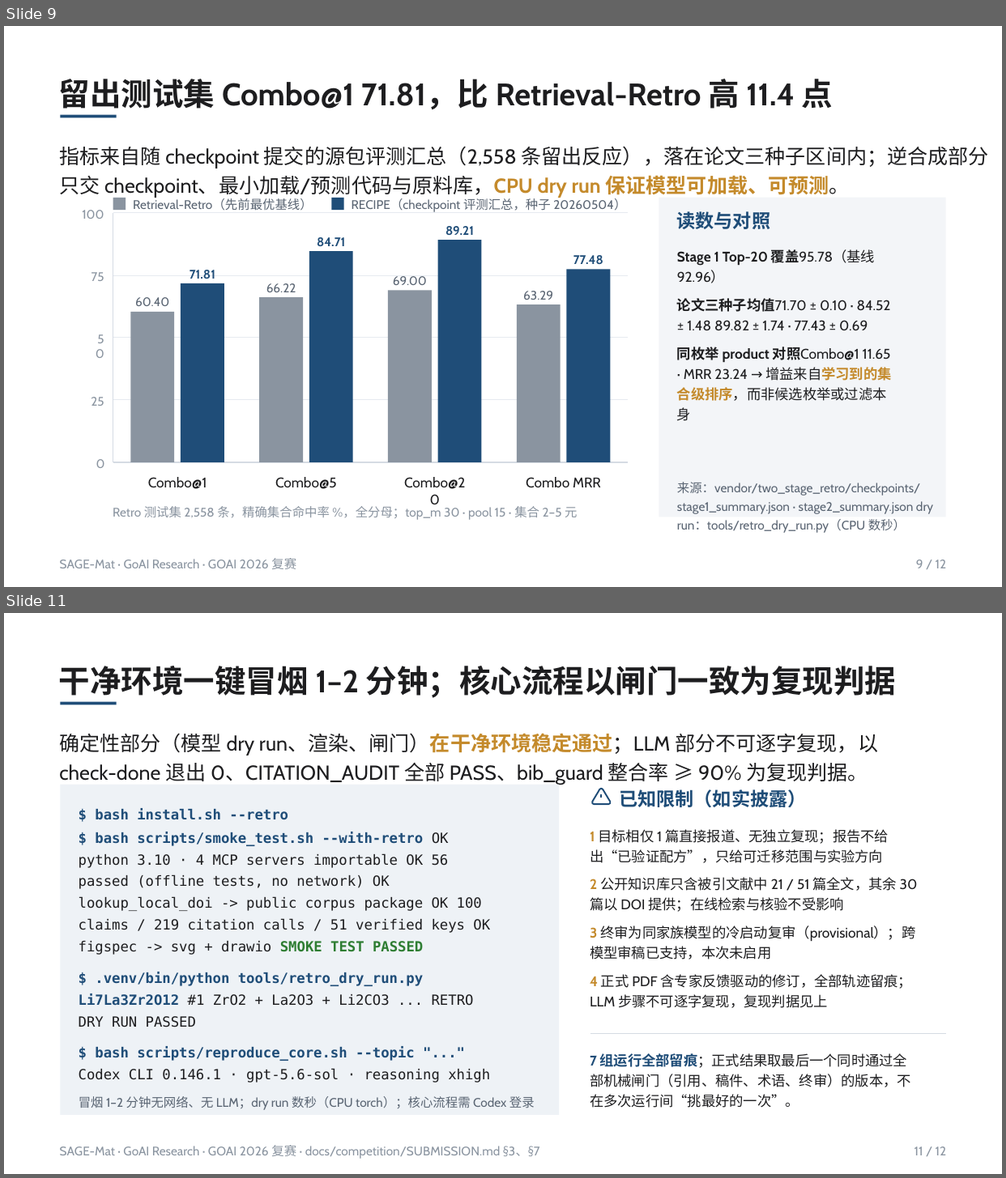
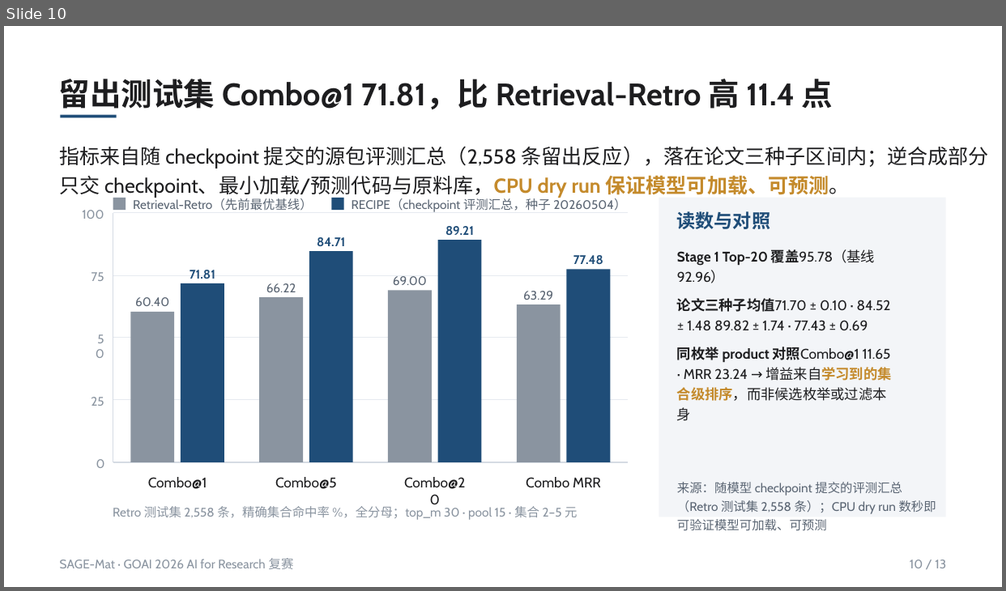
Before and after one commit to asimfish/goai_research, a slide deck: submission/goai_final/deck/SAGE-Mat_复赛方案说明.pptx. Shown one above the other, each under a label of ours: slides 9 and 11 before the commit, slide 10 after it; the slides between them are not shown. The pictures are 1006x1178 and 1006x591 pixels, drawn with LibreOffice and Linux fonts; fonts in the diff are those of the drawing. Boxes give left, top, right and bottom in pixels: in the first picture for what was removed or moved away, otherwise in the second. Text is boxed around its words. In the diff, an @@ line names an element or a change of style, - is before the commit and + after.

```diff
--- a/submission/goai_final/deck/SAGE-Mat_复赛方案说明.pptx
+++ b/submission/goai_final/deck/SAGE-Mat_复赛方案说明.pptx
@@ slide 11 removed at box(4, 613, 1002, 1174), background #FFFFFF @@
@@ text removed at box(59, 666, 896, 698) @@
-干净环境一键冒烟 1–2 分钟；核心流程以闸门一致为复现判据
@@ rectangle removed at box(60, 702, 117, 705) @@
@@ text removed at box(59, 733, 878, 784) @@
-确定性部分（模型 dry run、渲染、闸门）在干净环境稳定通过；LLM 部分不可逐字复现，以 check-done 退出 0、CITATION_AUDIT 全部 PASS、bib_guard 整合率 ≥ 90% 为复现判据。
@@ rectangle removed at box(60, 785, 560, 1115) @@
@@ text removed at box(79, 808, 490, 1083) @@
-$ bash install.sh --retro
-$ bash scripts/smoke_test.sh --with-retro OK python 3.10 · 4 MCP servers importable OK 56 passed (offline tests, no network) OK lookup_local_doi -> public corpus package OK 100 claims / 219 citation calls / 51 verified keys OK figspec -> svg + drawio SMOKE TEST PASSED
-$ .venv/bin/python tools/retro_dry_run.py Li7La3Zr2O12 #1 ZrO2 + La2O3 + Li2CO3 ... RETRO DRY RUN PASSED
-$ bash scripts/reproduce_core.sh --topic "..." Codex CLI 0.146.1 · gpt-5.6-sol · reasoning xhigh
@@ group removed at box(590, 788, 946, 1108): 4 freeform shapes, 3 texts @@
-已知限制（如实披露）
-1 目标相仅 1 篇直接报道、无独立复现；报告不给出“已验证配方”，只给可迁移范围与实验方向
-2 公开知识库只含被引文献中 21 / 51 篇全文，其余 30 篇以 DOI 提供；在线检索与核验不受影响
-3 终审为同家族模型的冷启动复审（provisional）；跨模型审稿已支持，本次未启用
-4 正式 PDF 含专家反馈驱动的修订，全部轨迹留痕；LLM 步骤不可逐字复现，复现判据见上
-7 组运行全部留痕；正式结果取最后一个同时通过全部机械闸门（引用、稿件、术语、终审）的版本，不在多次运行间“挑最好的一次”。
@@ text removed at box(79, 1097, 535, 1110) @@
-冒烟 1–2 分钟无网络、无 LLM；dry run 数秒（CPU torch）；核心流程需 Codex 登录
@@ text removed at box(60, 1145, 540, 1159) @@
-SAGE-Mat · GoAI Research · GOAI 2026 复赛 · docs/competition/SUBMISSION.md §3、§7
@@ text removed at box(914, 1147, 947, 1156) @@
-11 / 12
@@ what was slide 9 is now slide 10 @@
@@ slide 10 changed as well @@
@@ text at box(677, 482, 936, 531): text changed @@
-来源：vendor/two_stage_retro/checkpoints/ stage1_summary.json · stage2_summary.json dry run：tools/retro_dry_run.py（CPU 数秒）
+来源：随模型 checkpoint 提交的评测汇总（Retro 测试集 2,558 条）；CPU dry run 数秒即可验证模型可加载、可预测
@@ text at box(60, 558, 294, 570): text changed @@
-SAGE-Mat · GoAI Research · GOAI 2026 复赛
+SAGE-Mat · GOAI 2026 AI for Research 复赛
@@ text at box(910, 560, 946, 569): text changed @@
-9 / 12
+10 / 13
```
Also in this commit, not shown: 8 other slides changed, 4 slides added, 2 other slides removed, 41 other files.
